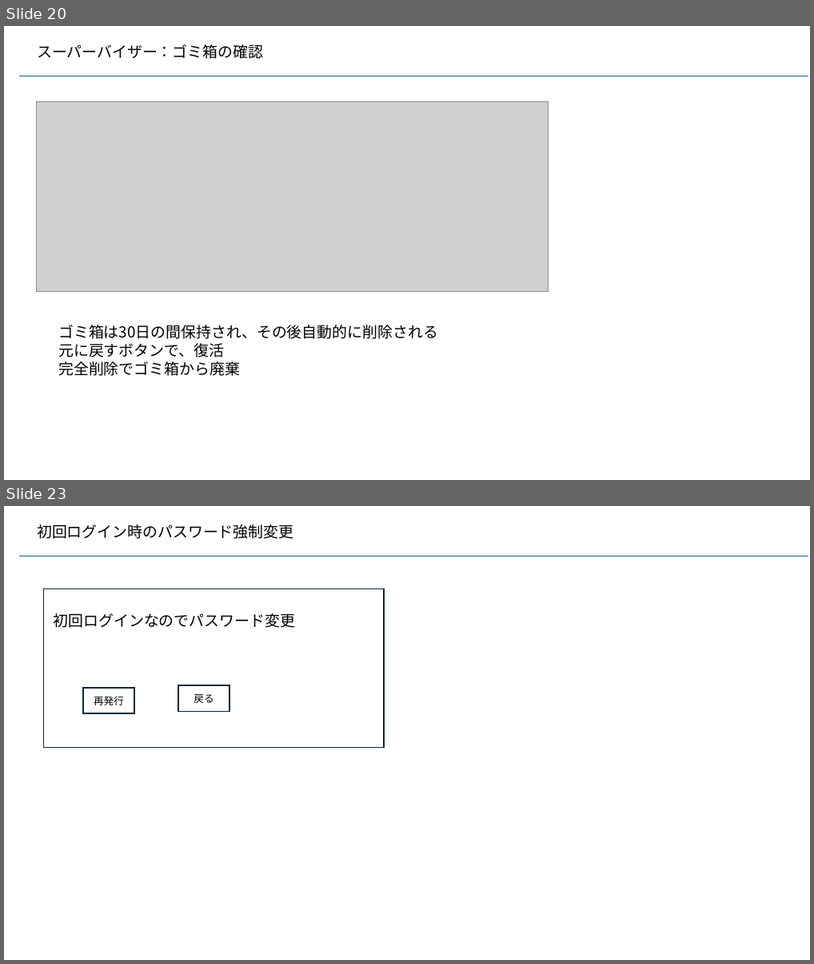
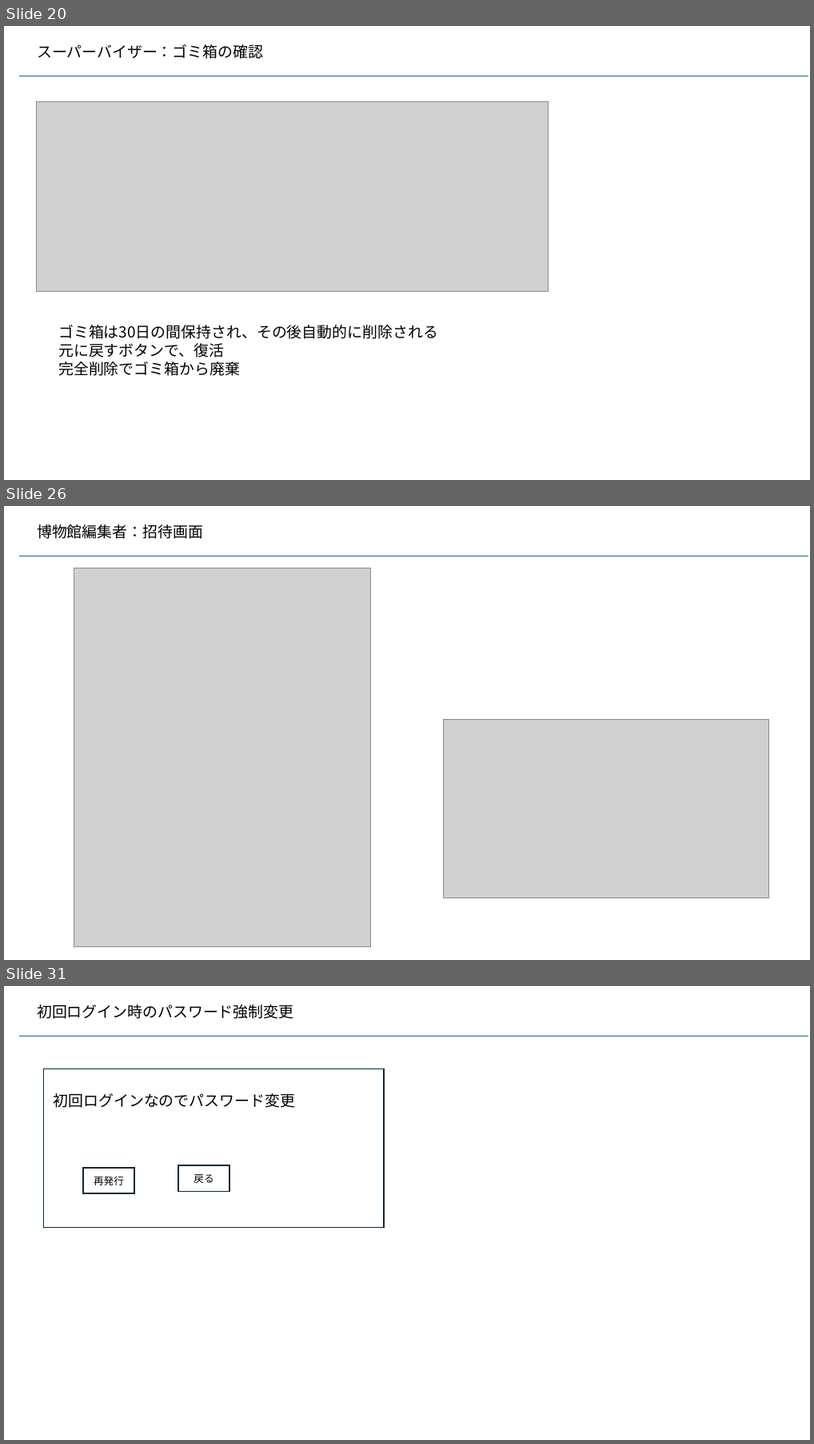
Before and after one commit to kaze-lab/museum_app_proj, a slide deck: 展示物アプリ仕様.pptx. Shown one above the other, each under a label of ours: slides 20 and 23 before the commit, slides 20, 26 and 31 after it; the slides between them are not shown. The pictures are 814x964 and 814x1444 pixels, drawn with LibreOffice and Linux fonts; fonts in the diff are those of the drawing; grey boxes stand for pictures. Boxes give left, top, right and bottom in pixels: in the first picture for what was removed or moved away, otherwise in the second. Text is boxed around its words. In the diff, an @@ line names an element or a change of style, - is before the commit and + after.

Commit message:
編集者登録まで完了

```diff
--- a/展示物アプリ仕様.pptx
+++ b/展示物アプリ仕様.pptx
@@ slide 26 added at <box>4,506,810,960</box>, background #FFFFFF @@
@@ text added at <box>37,524,203,539</box>, 18 pt, text #000000 @@
+博物館編集者：招待画面
@@ line added from (19, 556) to (809, 556), #156082 1.5 pt @@
@@ picture added at <box>74,568,371,947</box> @@
@@ picture added at <box>443,720,769,898</box> @@
@@ what was slide 23 is now slide 31 @@
```
Also in this commit, not shown: 4 slides changed, 7 other slides added, 8 other files.
